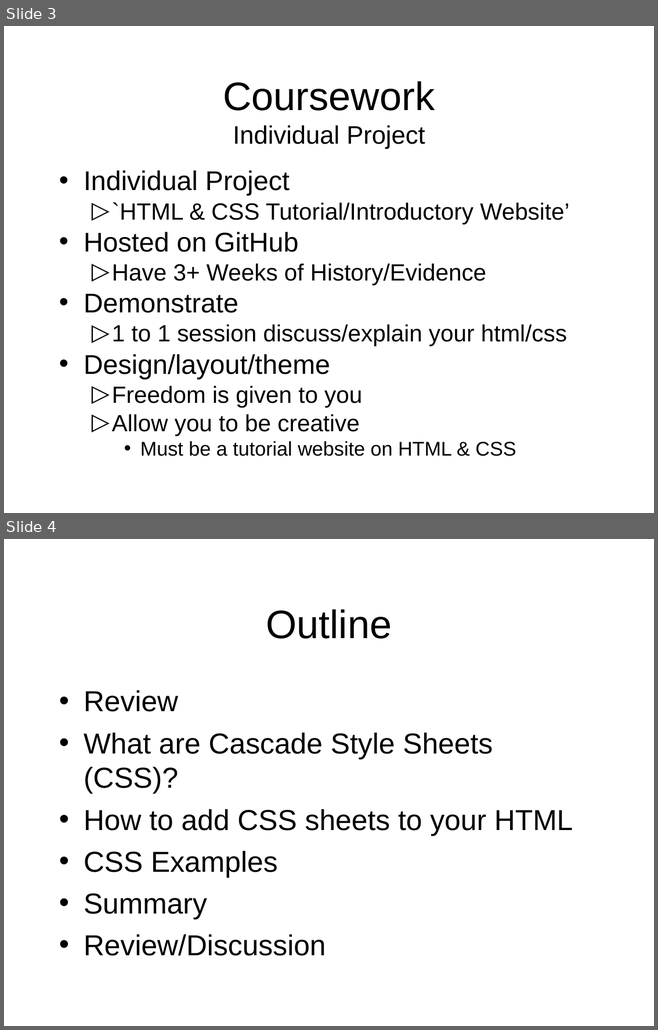
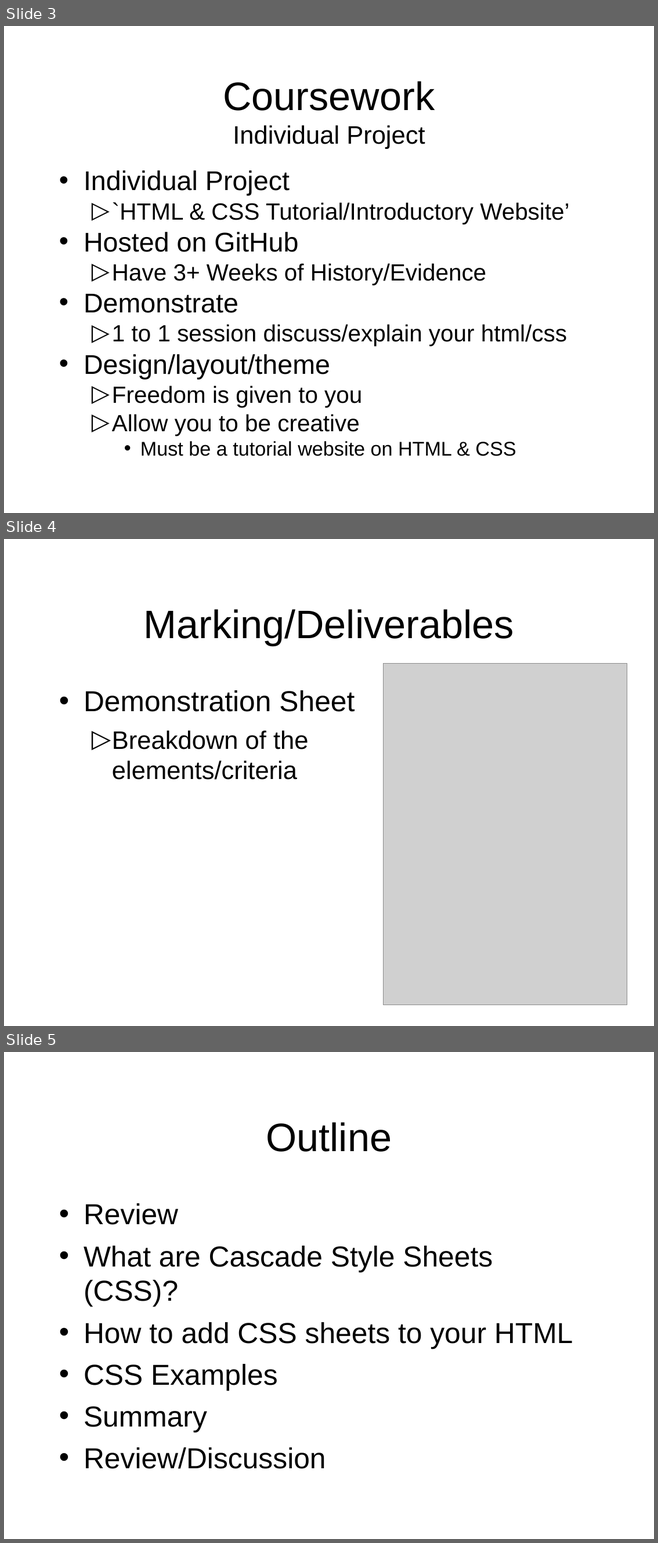
Before and after one commit to octaviordz/zjnu2017.github.io, a slide deck: WAD/lectures/050--CSS.ppt. Shown one above the other, each under a label of ours: slides 3 and 4 before the commit, slides 3, 4 and 5 after it. The pictures are 658x1030 and 658x1543 pixels, drawn with LibreOffice and Linux fonts; fonts in the diff are those of the drawing; grey boxes stand for pictures. Boxes give left, top, right and bottom in pixels: in the first picture for what was removed or moved away, otherwise in the second. Text is boxed around its words. In the diff, an @@ line names an element or a change of style, - is before the commit and + after.

Commit message:
Update lectures.

```diff
--- a/WAD/lectures/050--CSS.ppt
+++ b/WAD/lectures/050--CSS.ppt
@@ slide 4 added at (4,539,654,1026), background #FFFFFF @@
@@ title added at (143,609,514,646), 44 pt, text #000000 @@
+Marking/Deliverables
@@ picture added at (383,664,626,1005) @@
@@ text added at (83,690,354,780), 28 pt, text #000000 @@
+• Demonstration Sheet
+  ▷ Breakdown of the elements/criteria
@@ what was slide 4 is now slide 5 @@
```
Also in this commit, not shown: 3 other files.
